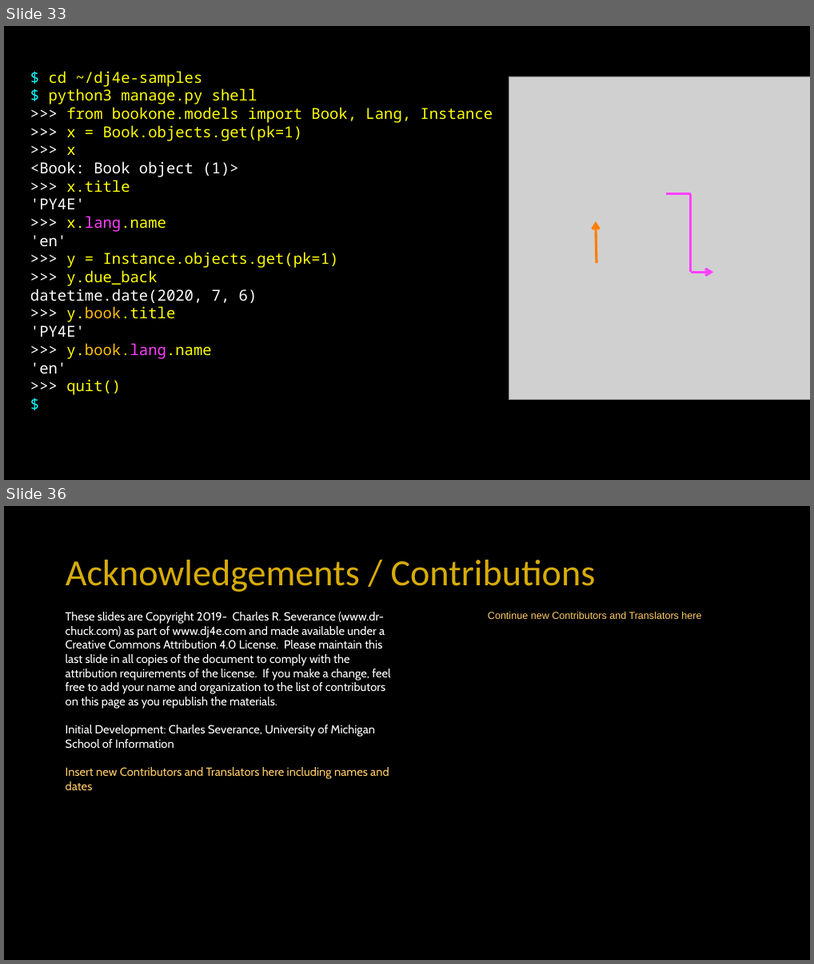
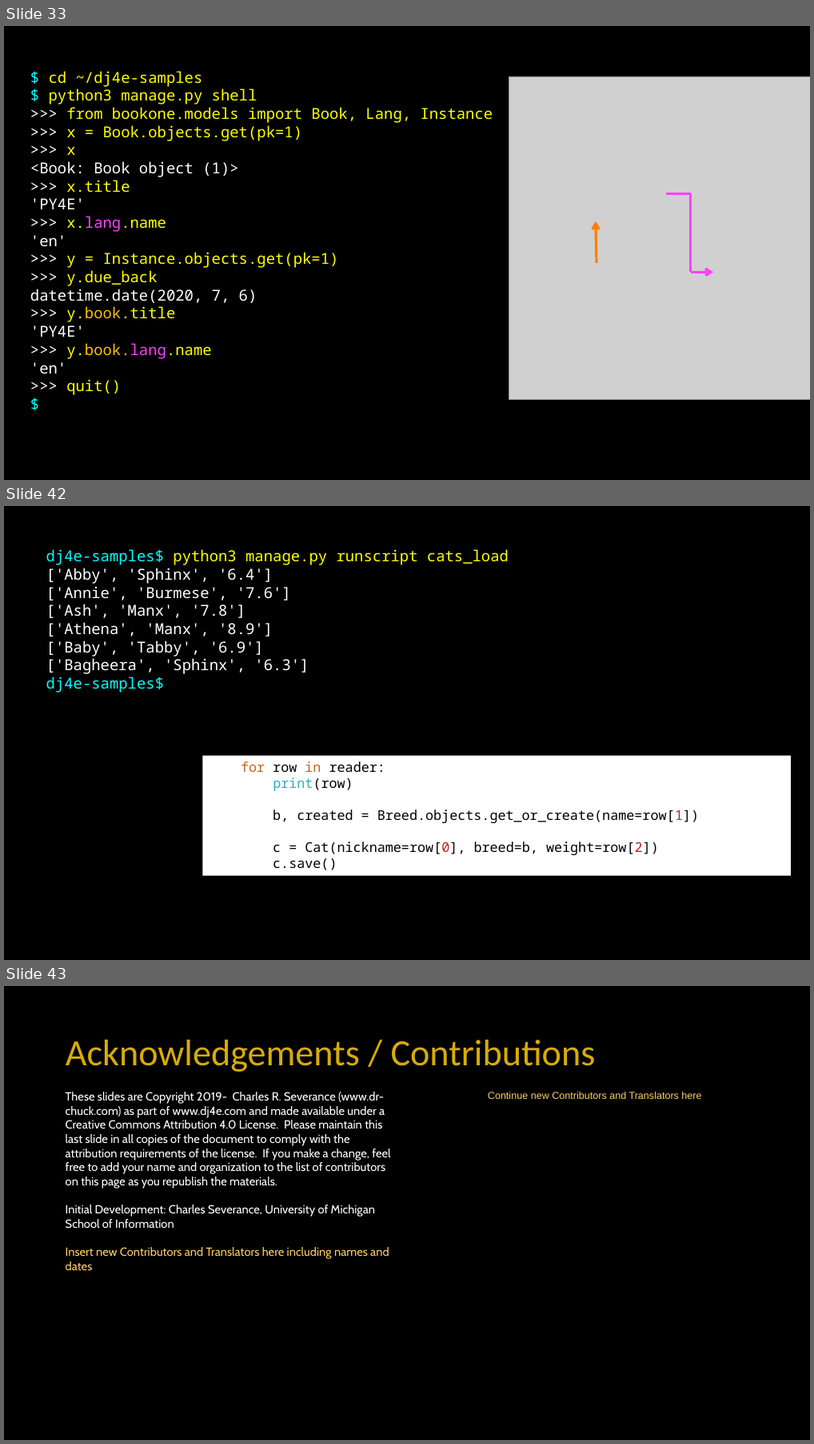
Before and after one commit to csev/dj4e, a slide deck: lectures/DJ-03-One-To-Many.pptx. Shown one above the other, each under a label of ours: slides 33 and 36 before the commit, slides 33, 42 and 43 after it; the slides between them are not shown. The pictures are 814x964 and 814x1444 pixels, drawn with LibreOffice and Linux fonts; fonts in the diff are those of the drawing; grey boxes stand for pictures. Boxes give left, top, right and bottom in pixels: in the first picture for what was removed or moved away, otherwise in the second. Text is boxed around its words. In the diff, an @@ line names an element or a change of style, - is before the commit and + after.

```diff
--- a/lectures/DJ-03-One-To-Many.pptx
+++ b/lectures/DJ-03-One-To-Many.pptx
@@ slide 42 added at box(4, 506, 810, 960), background #000000 @@
@@ text added at box(46, 549, 509, 692), 18 pt, text #FFFFFF @@
+dj4e-samples$ python3 manage.py runscript cats_load
+['Abby', 'Sphinx', '6.4']
+['Annie', 'Burmese', '7.6']
+['Ash', 'Manx', '7.8']
+['Athena', 'Manx', '8.9']
+['Baby', 'Tabby', '6.9']
+['Bagheera', 'Sphinx', '6.3']
+dj4e-samples$
@@ rectangle added at box(203, 756, 792, 876), fill #FFFFFF, 16 pt, text #000000 @@
+for row in reader:
+print(row)
+b, created = Breed.objects.get_or_create(name=row[1])
+c = Cat(nickname=row[0], breed=b, weight=row[2])
+c.save()
@@ what was slide 36 is now slide 43 @@
```
Also in this commit, not shown: 8 other slides added, 2 slides removed, 1 other file.
